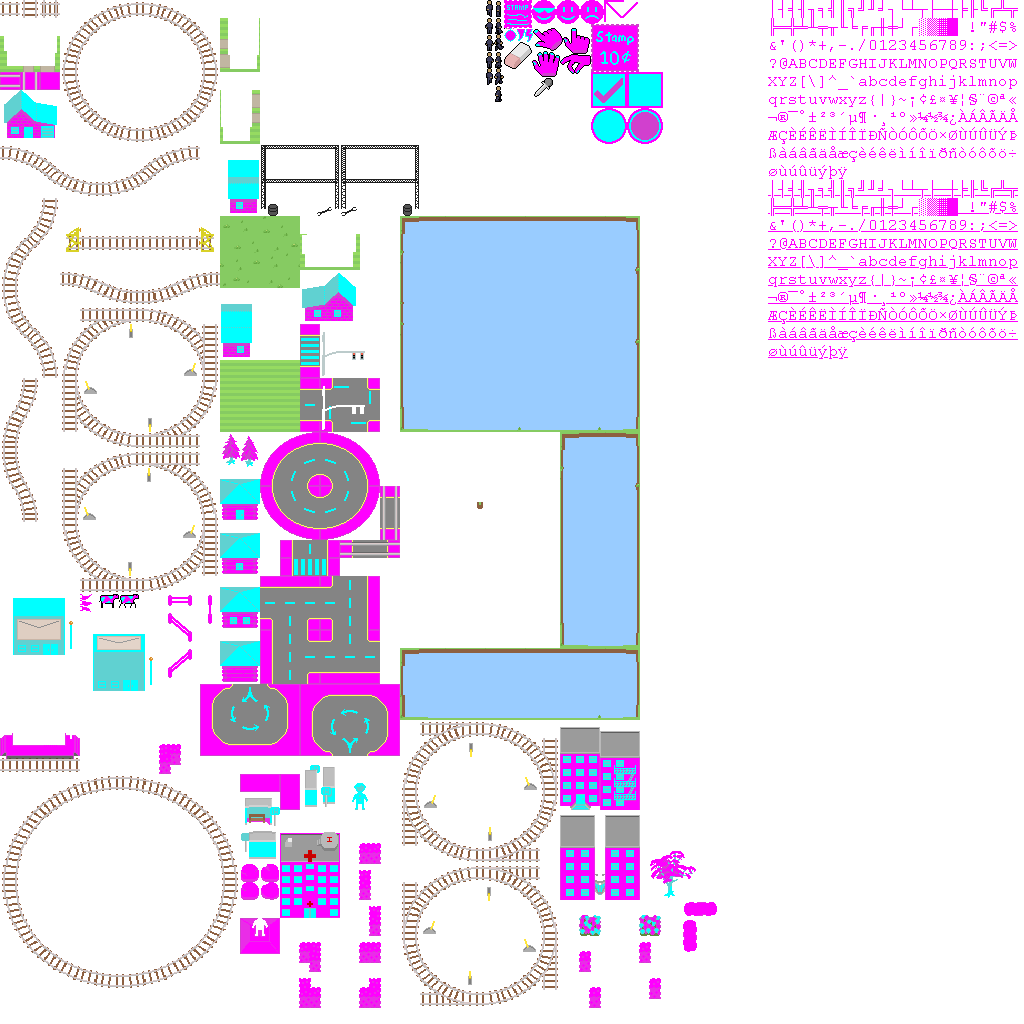
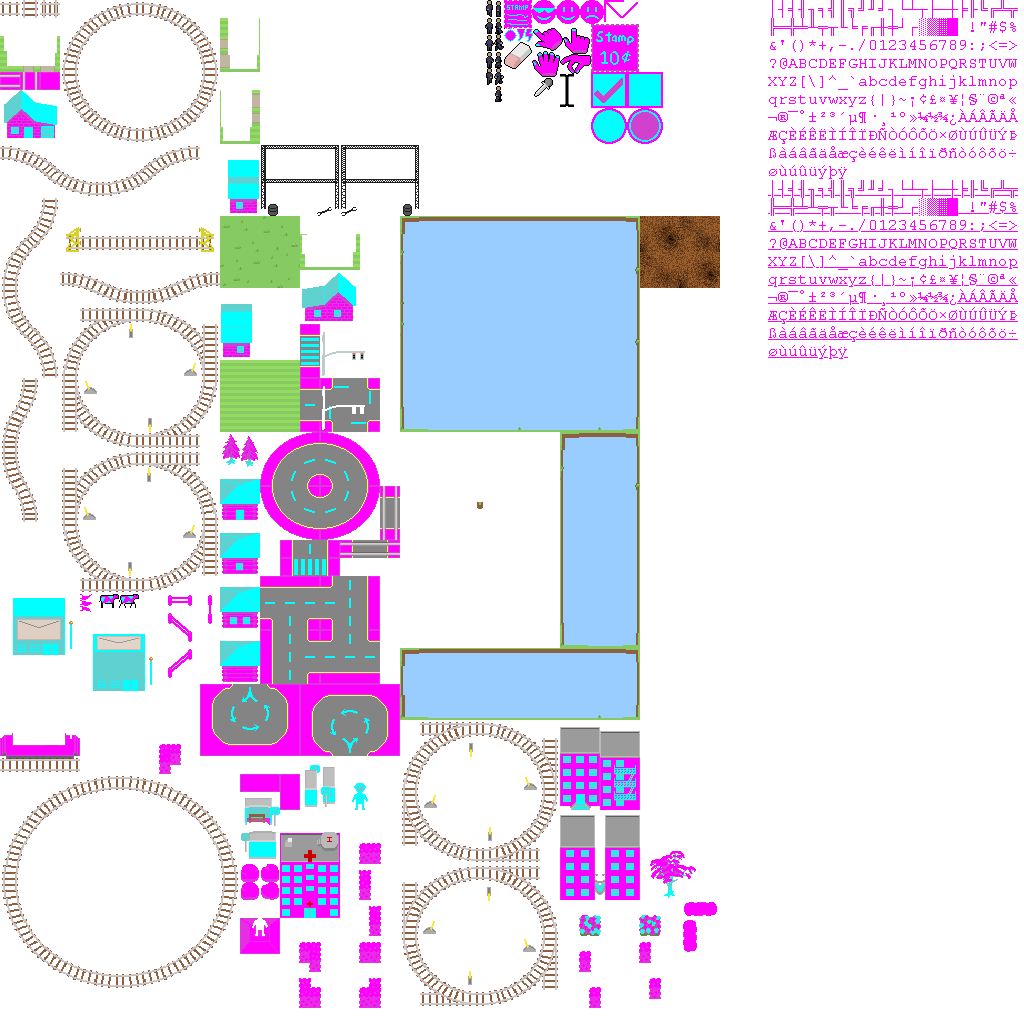
Comparing the layer stacks of the two 1024 x 1024 images. Changes:
painted on "base.png copy" over [560, 74, 720, 288]
